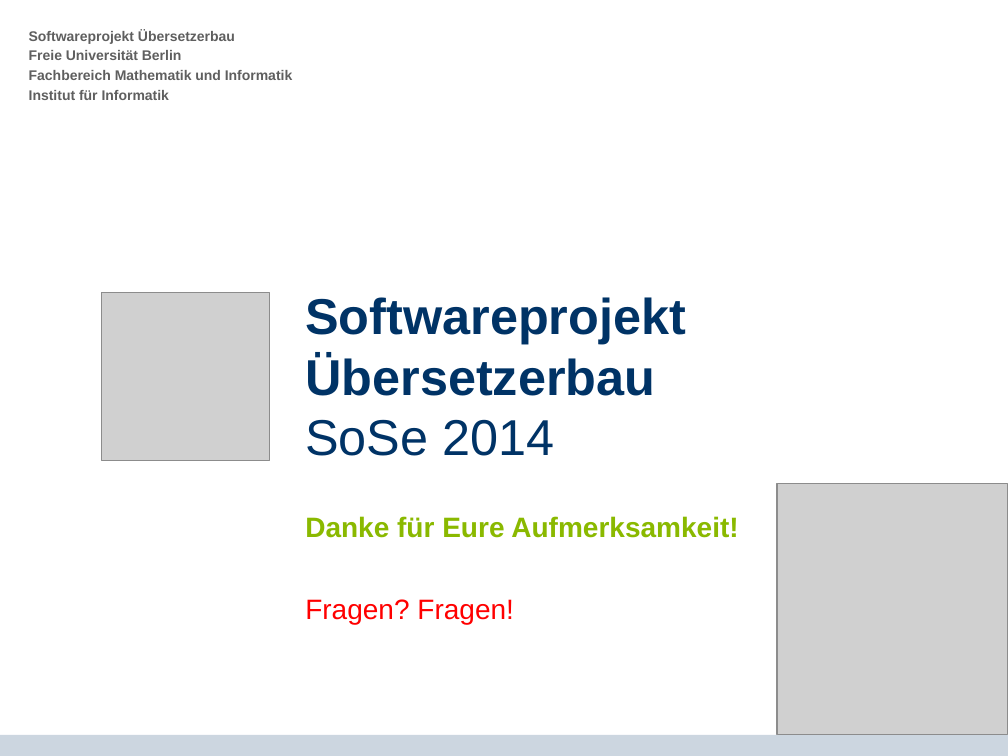
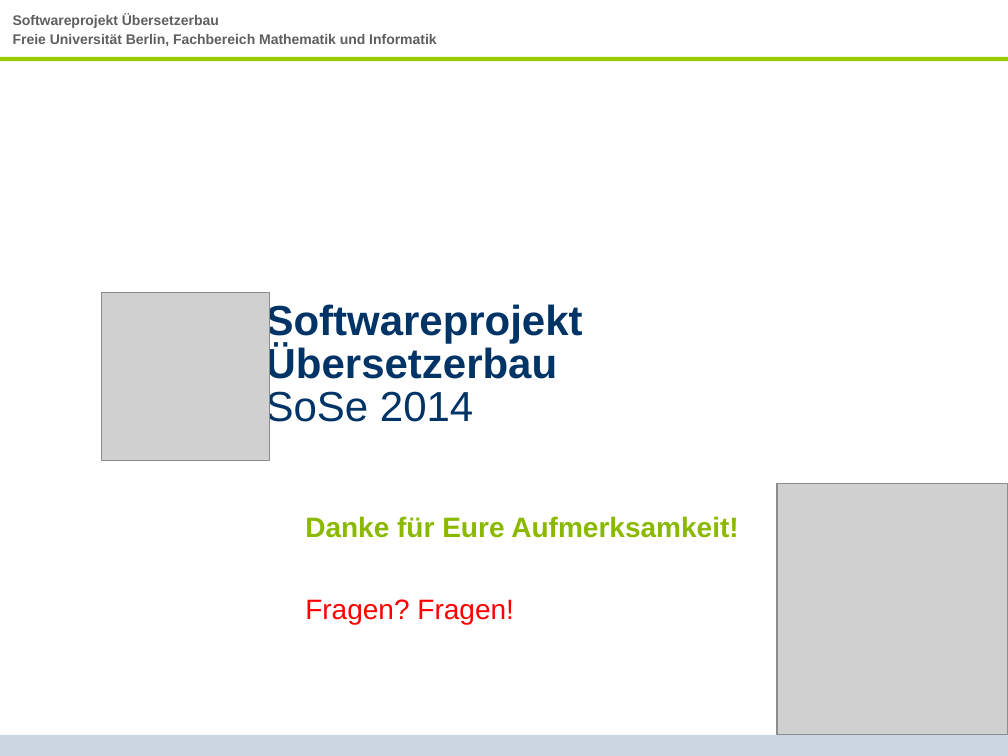
Before and after one commit to SWP-Ubau-SoSe2014-Haskell/SWPSoSe14, a slide deck: slide 31 of documentation/SWPSoSe14MS3.ppt (slide 29 before the commit). Drawn at 1008x756 pixels with LibreOffice and Linux fonts; fonts in the diff are those of the drawing; grey boxes stand for pictures; background and template pictures are left out. Boxes give left, top, right and bottom in pixels: in the first picture for what was removed or moved away, otherwise in the second. Text is boxed around its words. In the diff, an @@ line names an element or a change of style, - is before the commit and + after.

```diff
--- a/documentation/SWPSoSe14MS3.ppt
+++ b/documentation/SWPSoSe14MS3.ppt
@@ text "Softwareprojekt Übersetzerbau": place and size @@
-text "Softwareprojekt Übersetzerbau" at <box>29,30,292,100</box>
+text "Softwareprojekt Übersetzerbau" at <box>13,13,436,46</box>
@@ line added from (1008, 59) to (0, 59), #99CC00 3 pt @@
@@ text at <box>13,34,436,46</box>: text changed @@
-Freie Universität Berlin
-Fachbereich Mathematik und Informatik
-Institut für Informatik
+Freie Universität Berlin, Fachbereich Mathematik und Informatik
@@ title "Softwareprojekt Übersetzerbau SoSe 2014" at <box>266,301,583,429</box>: size 36 to 30 pt; line spacing 1 to 0.85; vertical alignment top to middle @@
```
Also in this commit, not shown: 28 other slides changed, 2 slides added.
